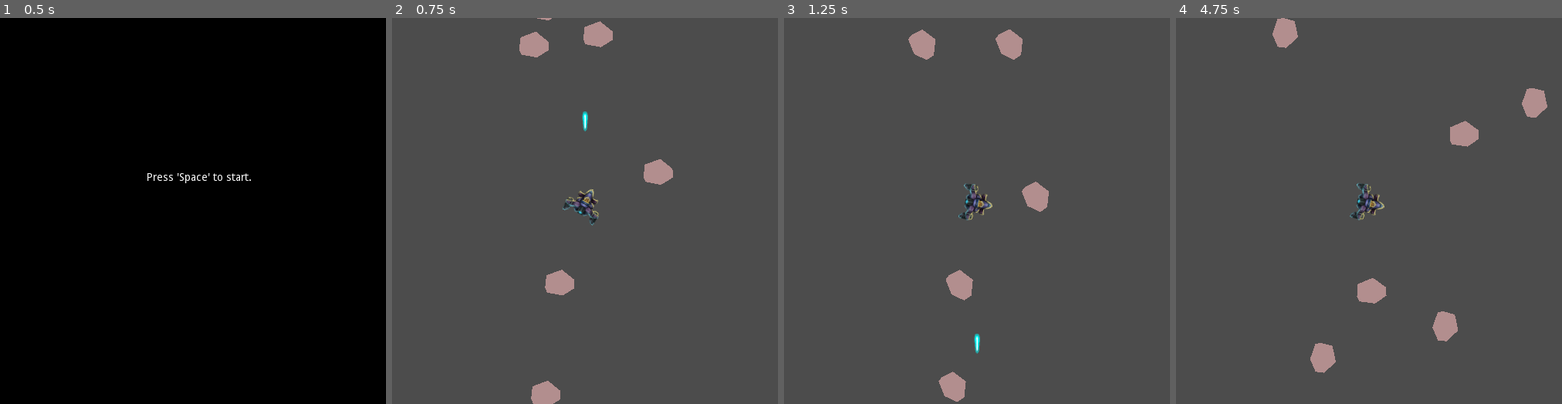
Above: before the commit, frames 1-4 (left to right).
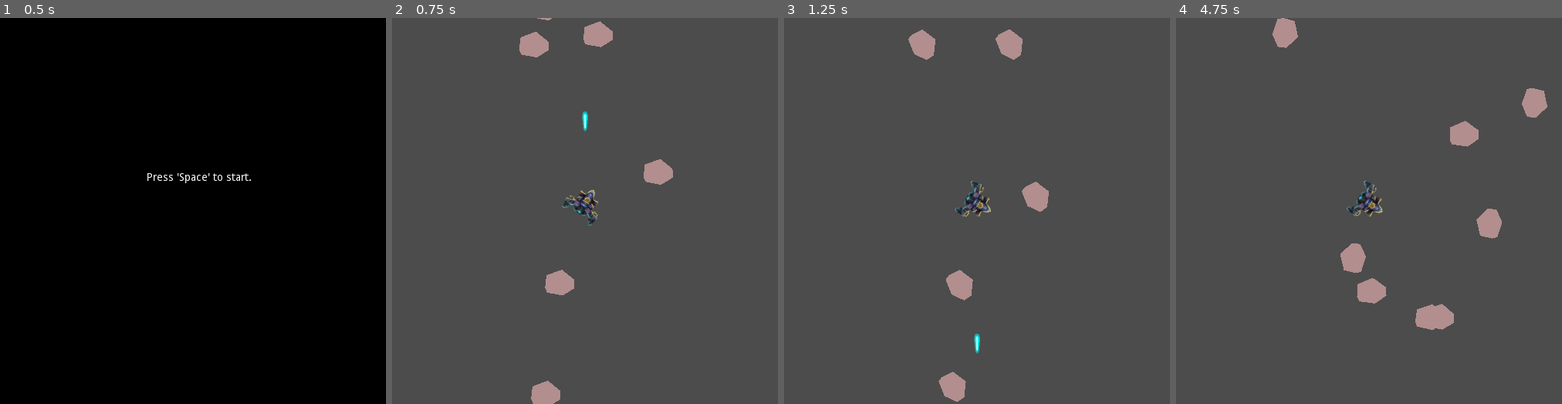
Above: after the commit, the same moments.

Repository: leddkire/godot-asteroids
Game: Godot game, scene res://StartOfGame.tscn
Same seed, same stepped clock (60 frames per second), same inputs: the game is played once before the commit and once after it.
Inputs (mouse positions are in pixels of both pictures, inside the frame that each line leads up to):
- Up to frame 1 (0.5 s): no input
- Up to frame 2 (0.75 s): tap Space (shoot_projectile) at 0.5 s; move the mouse to (669, 191) at 0.52 s; hold Right (move_right) from 0.53 s (still down); hold Space (shoot_projectile) from 0.53 s (still down); click (669, 191) at 0.67 s
- Up to frame 3 (1.25 s): keep holding Right (move_right); keep holding Space (shoot_projectile)
- Up to frame 4 (4.75 s): release Right (move_right) at 1.25 s; release Space (shoot_projectile) at 1.25 s; drag from (1291, 230) to (1369, 338) at 1.27 s; move the mouse to (1407, 126) at 2.02 s; hold Right (move_right) 2.03-2.75 s; hold Space (shoot_projectile) 2.03-2.75 s; drag from (1349, 288) to (1253, 153) at 2.77 s; move the mouse to (1484, 268) at 3.52 s; hold Left (move_left) 3.53-4.25 s; hold Space (shoot_projectile) 3.53-4.25 s; drag from (1253, 153) to (1260, 45) at 4.27 s

Frame 1 is identical in both runs. In frame 2, 0.2% of the frame differs, in the area x 44-54%, y 44-54%; in frame 3, 0.4%; in frame 4, 2.0%, in the area x 34-85%, y 42-92%.

Commit message:
Adjust ship rotation speed

Diff:
--- a/ship/ship.gd
+++ b/ship/ship.gd
@@ -4,7 +4,7 @@
 var current_velocity_vector : Vector2 = Vector2(0,0)
 onready var thrust = 10
 onready var current_rotation_direction : int = 0
-onready var rotation_speed : float = 2.5
+onready var rotation_speed : float = 3
 onready var friction : float = 0.99
 onready var shooting_angle : float = 0
 var screen_id
